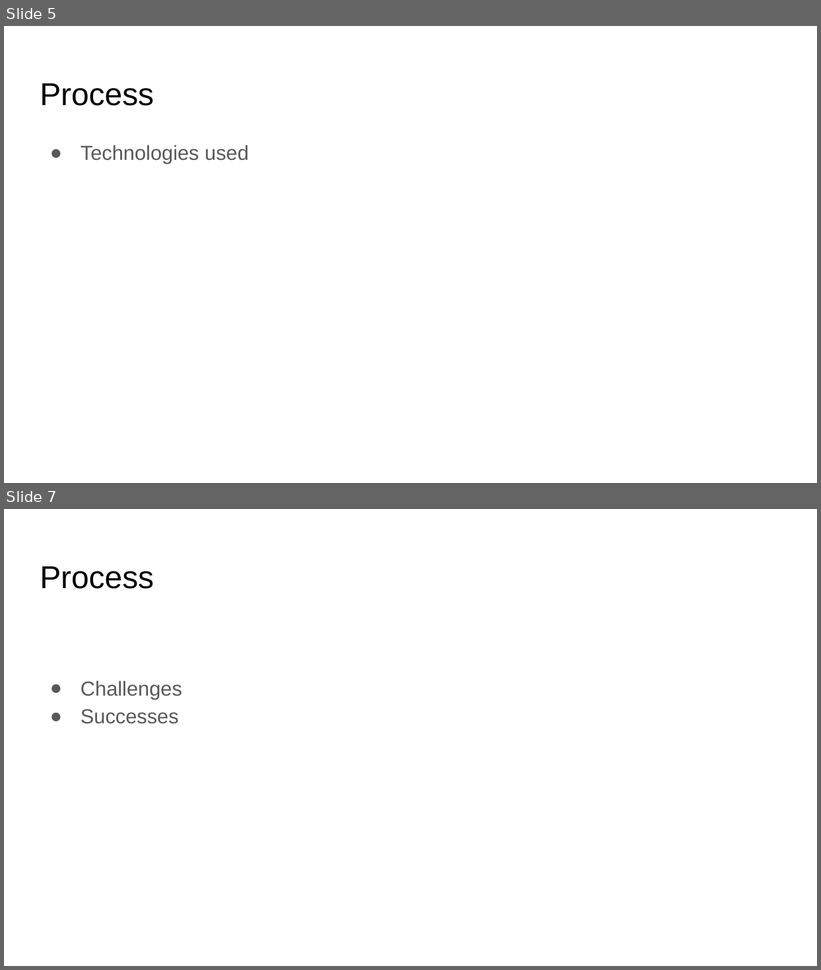
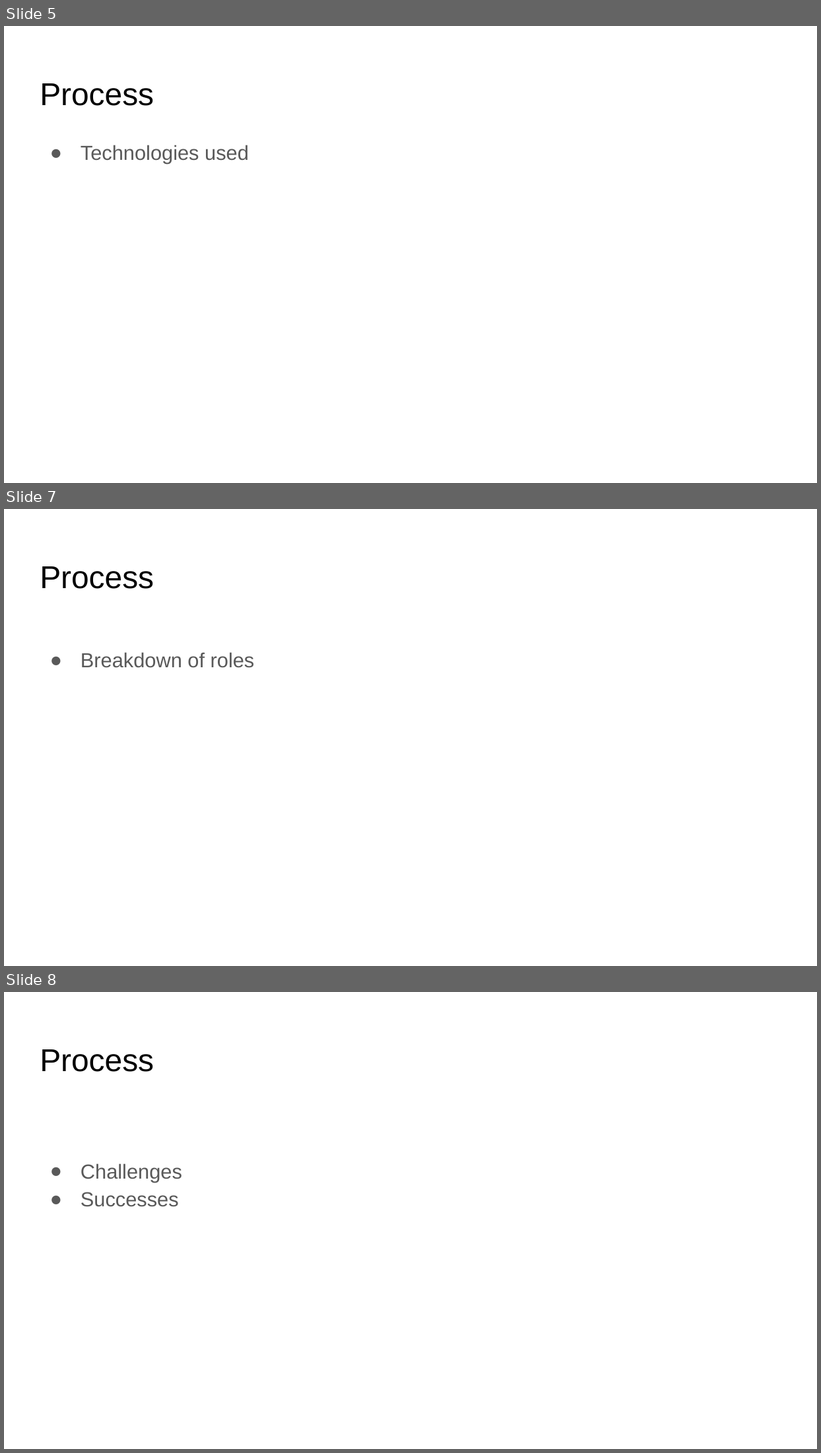
Before and after one commit to JohnSauter/Matchmaker, a slide deck: presentation/Matchmaker.odp. Shown one above the other, each under a label of ours: slides 5 and 7 before the commit, slides 5, 7 and 8 after it; the slides between them are not shown. The pictures are 821x970 and 821x1453 pixels, drawn with LibreOffice and Linux fonts; fonts in the diff are those of the drawing. Boxes give left, top, right and bottom in pixels: in the first picture for what was removed or moved away, otherwise in the second. Text is boxed around its words. In the diff, an @@ line names an element or a change of style, - is before the commit and + after.

```diff
--- a/presentation/Matchmaker.odp
+++ b/presentation/Matchmaker.odp
@@ slide 7 added at (4,509,817,966), background #FFFFFF @@
@@ title added at (40,566,154,589), 28 pt, text #000000 @@
+Process
@@ text added at (81,652,255,668), 18 pt, text #595959 @@
+● Breakdown of roles
@@ what was slide 7 is now slide 8 @@
```
Also in this commit, not shown: 1 slide changed.
